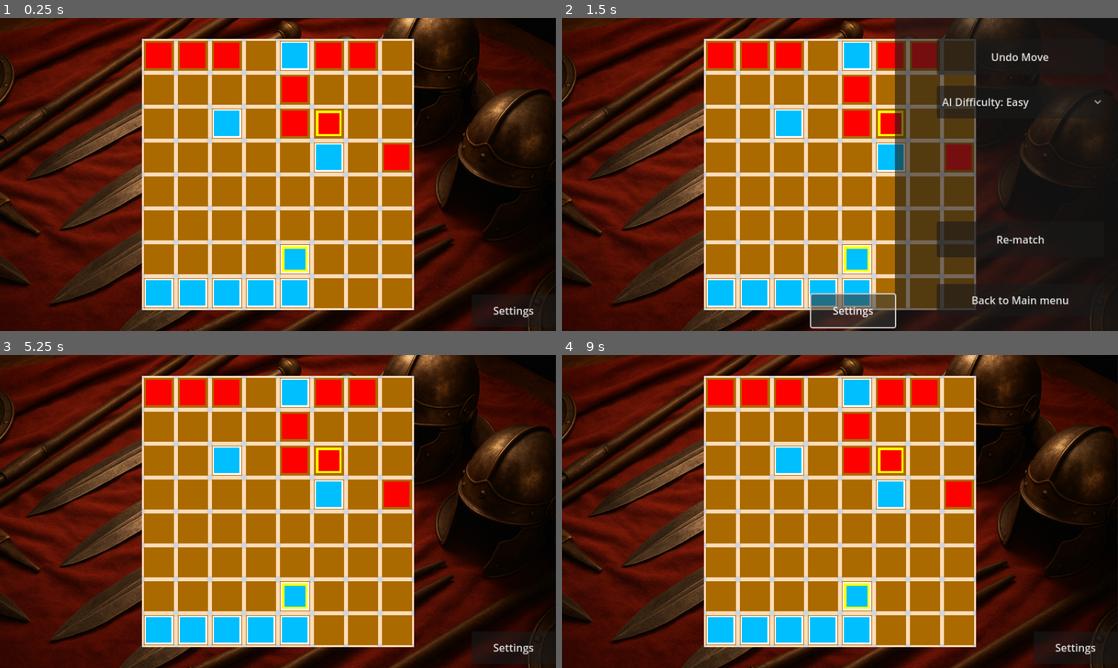
Above: before the commit, frames 1-4 (two rows, left to right).
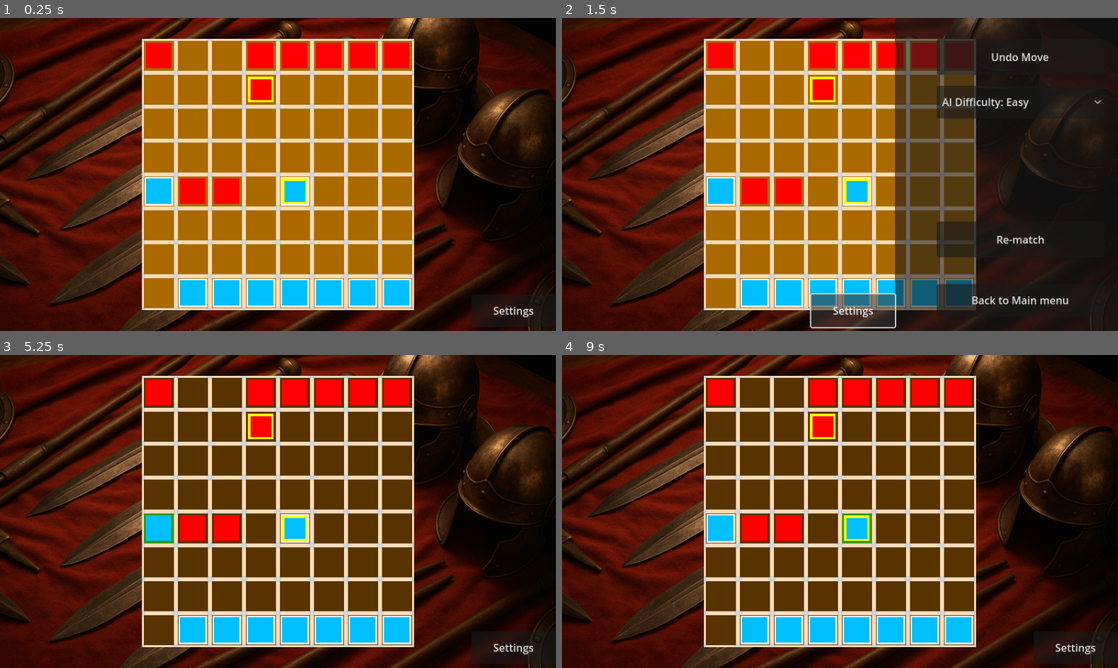
Above: after the commit, the same moments.

Repository: Charckle/ludox
Game: Godot game, scene res://objects/levels/basic/basic_lvl.tscn
Two runs of this game, one before a commit and one after it. Both use one fixed random seed, a clock stepped at 60 frames per second and the inputs below. This scene is started directly instead of the project's main scene.
Inputs (mouse positions are in pixels of both pictures, inside the frame that each line leads up to):
- Up to frame 1 (0.25 s): no input
- Up to frame 2 (1.5 s): tap Enter at 0.5 s; move the mouse to (962, 158) at 0.52 s; click (962, 158) at 0.67 s; click "Settings" at 1.25 s
- Up to frame 3 (5.25 s): click "AI Difficulty: Easy" at 2 s; click "AI Difficulty: Easy" at 2.75 s; click "Undo Move" at 3.5 s; click "Re-match" at 4.25 s; tap Space at 5 s; move the mouse to (166, 527) at 5.02 s; click (166, 527) at 5.17 s
- Up to frame 4 (9 s): tap Enter at 5.75, 7.25 s; move the mouse to (895, 442) at 5.77 s; click (895, 442) at 5.92 s; tap Space at 6.5, 8 s; move the mouse to (812, 574) at 6.52 s; click (812, 574) at 6.67 s; move the mouse to (1006, 558) at 7.27 s; click (1006, 558) at 7.42 s; move the mouse to (673, 464) at 8.02 s; click (673, 464) at 8.17 s; move the mouse to (867, 511) at 8.77 s; click (867, 511) at 8.92 s

The runs differ from the first frame. In frame 1, 9.3% of the frame differs, in the area x 26-74%, y 7-93%; in frame 2, 8.7%; in frame 3, 30%, in the area x 25-75%, y 7-93%; in frame 4, 30%.

Commit message:
fixed...stuff

Diff:
--- a/objects/city/ai.gd
+++ b/objects/city/ai.gd
@@ -61,14 +61,13 @@
 	var eat_dux = false
 	if not eat and len(units_att_dux) > 0:
 		print("going after the dux")
-		eat_dux = true#chance(ai_perc) FIXXXX THISSSSSSSSSSSSSSSSSSSSSSSSSSSSSSSSSSSS
+		eat_dux = chance(ai_perc)
 
-		if eat_dux:
+		if eat_dux and (city.all_moves > city.moves_till_attack_dux_ai):
 			if ai_lvl == city.Ai_lvl.EASY:
-				if city.all_moves > city.moves_till_attack_dux_ai:
-					var random_value = units_att_dux.pick_random()
-					city.move_unit(my_player, random_value[0], random_value[1])
-					return
+				var random_value = units_att_dux.pick_random()
+				city.move_unit(my_player, random_value[0], random_value[1])
+				return
 			else:
 				var units_att_dux_copy = units_att_dux.duplicate()
 				for move in units_att_dux_copy:
--- a/objects/city/city.gd
+++ b/objects/city/city.gd
@@ -41,7 +41,7 @@
 	NORMAL
 }
 
-var moves_till_attack_dux_ai = 2
+var moves_till_attack_dux_ai = 6
 
 var rules
 
@@ -537,15 +537,15 @@
 
 
 func load_game_state(game_state):
-	self.player_turn = game_state["player_turn"]
-	self.rules = game_state["rules"]
-	GlobalSet.settings["game_type"] = game_state["game_type"]
-	GlobalSet.settings["ai_lvl"] = game_state["ai_lvl"]
+	self.player_turn = int(game_state["player_turn"])
+	self.rules = int(game_state["rules"])
+	GlobalSet.settings["game_type"] = int(game_state["game_type"])
+	GlobalSet.settings["ai_lvl"] = int(game_state["ai_lvl"])
 	self.previous_tile = l_t_v(game_state["previous_tile"])
 	self.moved_to_tile = l_t_v(game_state["moved_to_tile"])
 	self.all_units = game_state["all_units"]
-	self.since_last_eat = game_state["since_last_eat"]
-	self.all_moves = game_state["all_moves"]
+	self.since_last_eat = int( game_state["since_last_eat"])
+	self.all_moves = int(game_state["all_moves"])
 
 	remove_all_units()
 
--- a/objects/city/city.tscn
+++ b/objects/city/city.tscn
@@ -276,27 +276,27 @@
 position = Vector2(240, 0)
 
 [node name="Soldier2" parent="soldiers" instance=ExtResource("3_sgfal")]
-position = Vector2(40, 0)
+position = Vector2(40, 160)
 
 [node name="Soldier3" parent="soldiers" instance=ExtResource("3_sgfal")]
-position = Vector2(80, 0)
+position = Vector2(80, 160)
 
 [node name="Soldier4" parent="soldiers" instance=ExtResource("3_sgfal")]
-position = Vector2(160, 40)
+position = Vector2(160, 0)
 
 [node name="Soldier5" parent="soldiers" instance=ExtResource("3_sgfal")]
-position = Vector2(160, 80)
+position = Vector2(120, 0)
 
 [node name="Soldier6" parent="soldiers" instance=ExtResource("3_sgfal")]
 position = Vector2(200, 0)
 
 [node name="Soldier7" parent="soldiers" instance=ExtResource("3_sgfal")]
-position = Vector2(280, 120)
+position = Vector2(280, 0)
 
 [node name="Soldier8" parent="soldiers" instance=ExtResource("3_sgfal")]
 
 [node name="Soldier18" parent="soldiers" instance=ExtResource("3_sgfal")]
-position = Vector2(200, 80)
+position = Vector2(120, 40)
 dux = true
 
 [node name="Soldier9" parent="soldiers" instance=ExtResource("3_sgfal")]
@@ -308,19 +308,19 @@
 player = 2
 
 [node name="Soldier11" parent="soldiers" instance=ExtResource("3_sgfal")]
-position = Vector2(0, 280)
+position = Vector2(0, 160)
 player = 2
 
 [node name="Soldier12" parent="soldiers" instance=ExtResource("3_sgfal")]
-position = Vector2(200, 120)
+position = Vector2(200, 280)
 player = 2
 
 [node name="Soldier13" parent="soldiers" instance=ExtResource("3_sgfal")]
-position = Vector2(160, 0)
+position = Vector2(240, 280)
 player = 2
 
 [node name="Soldier14" parent="soldiers" instance=ExtResource("3_sgfal")]
-position = Vector2(80, 80)
+position = Vector2(280, 280)
 player = 2
 
 [node name="Soldier15" parent="soldiers" instance=ExtResource("3_sgfal")]
@@ -332,7 +332,7 @@
 player = 2
 
 [node name="Soldier17" parent="soldiers" instance=ExtResource("3_sgfal")]
-position = Vector2(160, 240)
+position = Vector2(160, 160)
 player = 2
 dux = true
 
--- a/objects/city/xxi.gd
+++ b/objects/city/xxi.gd
@@ -222,13 +222,13 @@
 		"right":
 			can_eat.append_array(flank_nomnom(Where.RIGHT, my_player, start_coord,
 				pos_coord, dryrun, simulation))
-		"down_":
+		"down":
 			can_eat.append_array(flank_nomnom(Where.BOTTOM, my_player, start_coord,
 				pos_coord, dryrun, simulation))
-		"up_":
+		"up":
 			can_eat.append_array(flank_nomnom(Where.TOP, my_player, start_coord, pos_coord,
 				dryrun, simulation))
-		"left_":
+		"left":
 			can_eat.append_array(flank_nomnom(Where.LEFT, my_player, start_coord, pos_coord,
 				dryrun, simulation))
 
